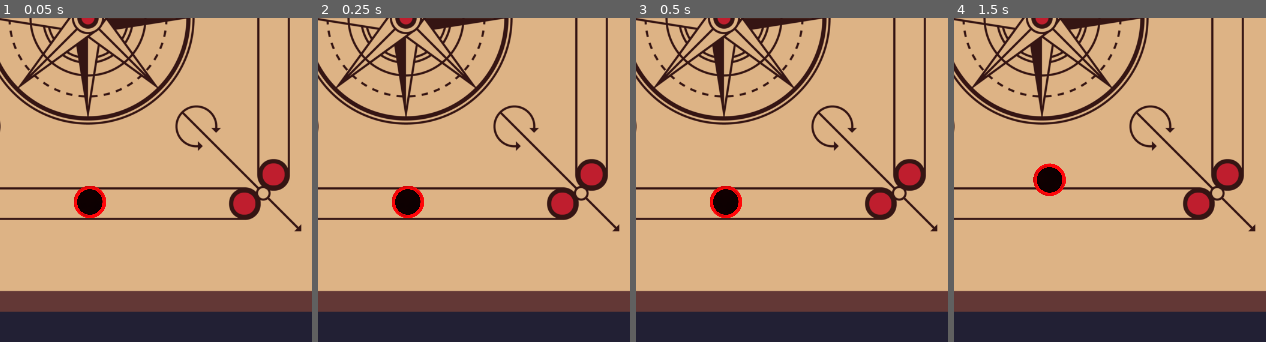
Above: before the commit, frames 1-4 (left to right).
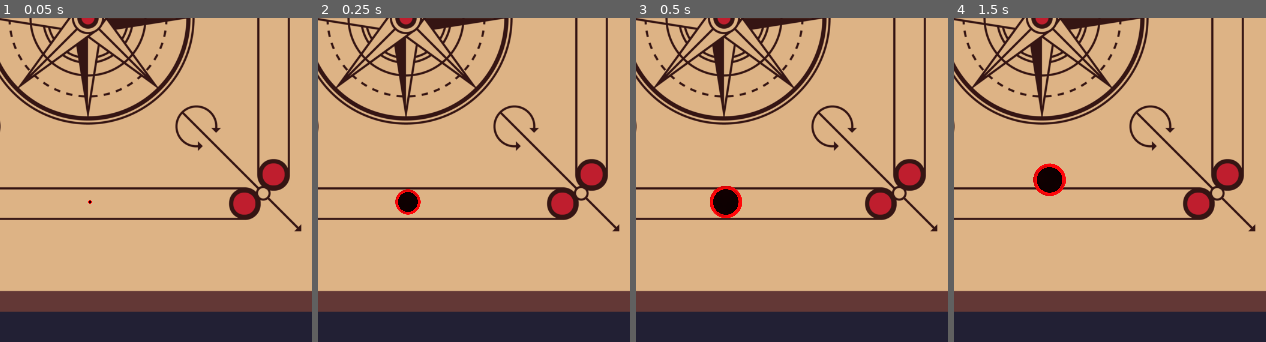
Above: after the commit, the same moments.

Repository: vignesh-seven/carroms
Game: Godot game, scene res://scenes/main.tscn
Same seed, same stepped clock (60 frames per second), same inputs: the game is played once before the commit and once after it.
Inputs (mouse positions are % of the whole screen's width and height, from its top left):
- Up to frame 1 (0.05 s): no input
- Up to frame 2 (0.25 s): no input
- Up to frame 3 (0.5 s): no input
- Up to frame 4 (1.5 s): move the mouse to (75, 45) at 0.52 s; press the mouse at (75, 45) at 0.53 s; hold D (right) 0.53-1.28 s; move the mouse to (31, 55) at 1.27 s; release the mouse at (31, 55) at 1.28 s; hold A (left) from 1.28 s (still down); click (31, 55) at 1.35 s
The pictures show only the part of the screen within x 38-88%, y 50-100%; the shares and areas given below are measured in that part.

The runs differ from the first frame. In frame 1, 0.8% of the frame differs, in the area x 23-34%, y 51-62%; in frame 2, 0.5%; in frame 3, nothing differs; in frame 4, nothing differs.

Commit message:
added animations for resetting the striker

Diff:
--- a/scenes/goal_points.gd
+++ b/scenes/goal_points.gd
@@ -25,7 +25,8 @@
 	#print("Body Entered: name = %s, velocity = %d" % [body.name, body.linear_velocity.length()])
 
 func _on_body_shape_exited(_body_rid, body, _body_shape_index, _local_shape_index):
-	if monitoring_bodies.is_empty(): return
+	if monitoring_bodies.size() == 0:
+		return
 	monitoring_bodies = monitoring_bodies.filter(func(m_body): return m_body[0].name != body.name)
 	#print(monitoring_bodies)
 
--- a/scenes/striker_dummy.gd
+++ b/scenes/striker_dummy.gd
@@ -2,6 +2,7 @@
 
 signal shoot
 
+@export var ready_for_aiming: bool = false
 # Called when the node enters the scene tree for the first time.
 func _ready():
 	#print("hi from striker_dummy.gd")
@@ -9,6 +10,7 @@
 	$AimCircleSprite.visible = false
 	$Control.visible = false
 	position = $"../../StrikerPositionMarker".position
+	$AnimationPlayer.play("spawn_animation_part2")
 
 func _process(delta):
 	if Input.is_action_pressed("left"):
@@ -44,6 +46,13 @@
 		$Control.visible = false
 
 
-func _on_strikers_reset_striker():
+func _on_strikers_reset_striker(prev_position):
 	visible = true
+	print(prev_position)
+	print($"../../StrikerPositionMarker".position)
+	position = prev_position
+	$AnimationPlayer.play("spawn_animation_part1")
+
+func trigget_spawn_animation_part2():
 	position = $"../../StrikerPositionMarker".position
+	$AnimationPlayer.play("spawn_animation_part2")
--- a/scenes/striker_dummy.tscn
+++ b/scenes/striker_dummy.tscn
@@ -20,8 +20,97 @@
 expand_margin_top = 16.0
 expand_margin_bottom = 16.0
 
+[sub_resource type="Animation" id="Animation_bok7t"]
+resource_name = "spawn_animation"
+length = 0.3
+tracks/0/type = "value"
+tracks/0/imported = false
+tracks/0/enabled = true
+tracks/0/path = NodePath("StrikerDummySprite:scale")
+tracks/0/interp = 1
+tracks/0/loop_wrap = true
+tracks/0/keys = {
+"times": PackedFloat32Array(0, 0.3),
+"transitions": PackedFloat32Array(1, 1),
+"update": 0,
+"values": [Vector2(0, 0), Vector2(0.11, 0.11)]
+}
+tracks/1/type = "value"
+tracks/1/imported = false
+tracks/1/enabled = true
+tracks/1/path = NodePath("Control:scale")
+tracks/1/interp = 1
+tracks/1/loop_wrap = true
+tracks/1/keys = {
+"times": PackedFloat32Array(0, 0.3),
+"transitions": PackedFloat32Array(1, 1),
+"update": 0,
+"values": [Vector2(0, 0), Vector2(1, 1)]
+}
+tracks/2/type = "value"
+tracks/2/imported = false
+tracks/2/enabled = true
+tracks/2/path = NodePath(".:ready_for_aiming")
+tracks/2/interp = 1
+tracks/2/loop_wrap = true
+tracks/2/keys = {
+"times": PackedFloat32Array(0, 0.3),
+"transitions": PackedFloat32Array(1, 1),
+"update": 1,
+"values": [false, true]
+}
+
+[sub_resource type="Animation" id="Animation_gkgc6"]
+resource_name = "spawn_animation_part1"
+length = 0.3
+tracks/0/type = "value"
+tracks/0/imported = false
+tracks/0/enabled = true
+tracks/0/path = NodePath("StrikerDummySprite:scale")
+tracks/0/interp = 1
+tracks/0/loop_wrap = true
+tracks/0/keys = {
+"times": PackedFloat32Array(0, 0.3),
+"transitions": PackedFloat32Array(1, 1),
+"update": 0,
+"values": [Vector2(0.11, 0.11), Vector2(1e-05, 1e-05)]
+}
+tracks/1/type = "value"
+tracks/1/imported = false
+tracks/1/enabled = true
+tracks/1/path = NodePath("Control:scale")
+tracks/1/interp = 1
+tracks/1/loop_wrap = true
+tracks/1/keys = {
+"times": PackedFloat32Array(0, 0.3),
+"transitions": PackedFloat32Array(1, 1),
+"update": 0,
+"values": [Vector2(1, 1), Vector2(0, 0)]
+}
+tracks/2/type = "method"
+tracks/2/imported = false
+tracks/2/enabled = true
+tracks/2/path = NodePath(".")
+tracks/2/interp = 1
+tracks/2/loop_wrap = true
+tracks/2/keys = {
+"times": PackedFloat32Array(0.3),
+"transitions": PackedFloat32Array(1),
+"values": [{
+"args": [],
+"method": &"trigget_spawn_animation_part2"
+}]
+}
+
+[sub_resource type="AnimationLibrary" id="AnimationLibrary_owakt"]
+_data = {
+"spawn_animation_part1": SubResource("Animation_gkgc6"),
+"spawn_animation_part2": SubResource("Animation_bok7t")
+}
+
 [node name="StrikerDummy" type="Node2D"]
 script = ExtResource("1_e3j7y")
+ready_for_aiming = true
 
 [node name="AimCircleSprite" type="Sprite2D" parent="."]
 scale = Vector2(0.5, 0.5)
@@ -32,6 +121,7 @@
 anchors_preset = 0
 offset_right = 40.0
 offset_bottom = 40.0
+scale = Vector2(0.4, 0.4)
 
 [node name="HSlider" type="HSlider" parent="Control"]
 layout_mode = 1
@@ -62,5 +152,10 @@
 value = 100.0
 
 [node name="StrikerDummySprite" type="Sprite2D" parent="."]
-scale = Vector2(0.11, 0.11)
+scale = Vector2(0.044006, 0.044006)
 texture = ExtResource("2_8v4t0")
+
+[node name="AnimationPlayer" type="AnimationPlayer" parent="."]
+libraries = {
+"": SubResource("AnimationLibrary_owakt")
+}
--- a/scenes/strikers.gd
+++ b/scenes/strikers.gd
@@ -1,6 +1,6 @@
 extends Node2D
 
-signal reset_striker
+signal reset_striker(prev_position)
 
 var positions = false
 
@@ -67,10 +67,12 @@
 		# reset the striker
 		var strikers = $StrikerPhysics.get_children(true)
 		# we're gonna iterate through it, just incase there's multiple of them (there shouldn't be, but hey)
+		var prev_position = $"../StrikerPositionMarker".position
 		for striker in strikers:
 			#print("Striker velocity: %d, %d: " % striker.linear_velocity.x, striker.linear_velocity.y)
+			prev_position = striker.position
 			striker.queue_free()
 		#find_child("Striker")
 		#print(find_children("Striker"))
-		reset_striker.emit()
+		reset_striker.emit(prev_position)
 		print("Reset")
Not shown: 1 places in scenes/striker_dummy.tscn that only renumber resources
